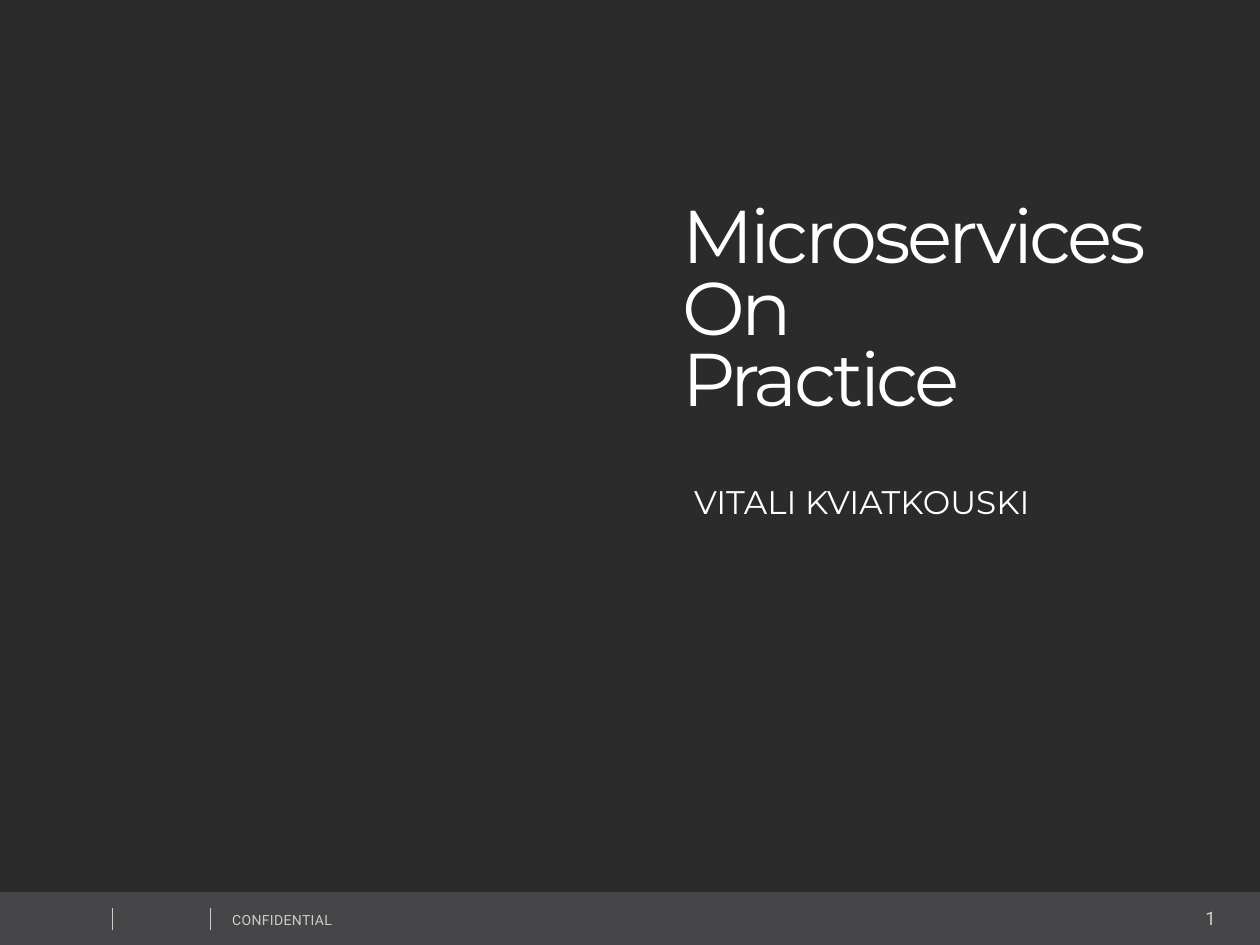
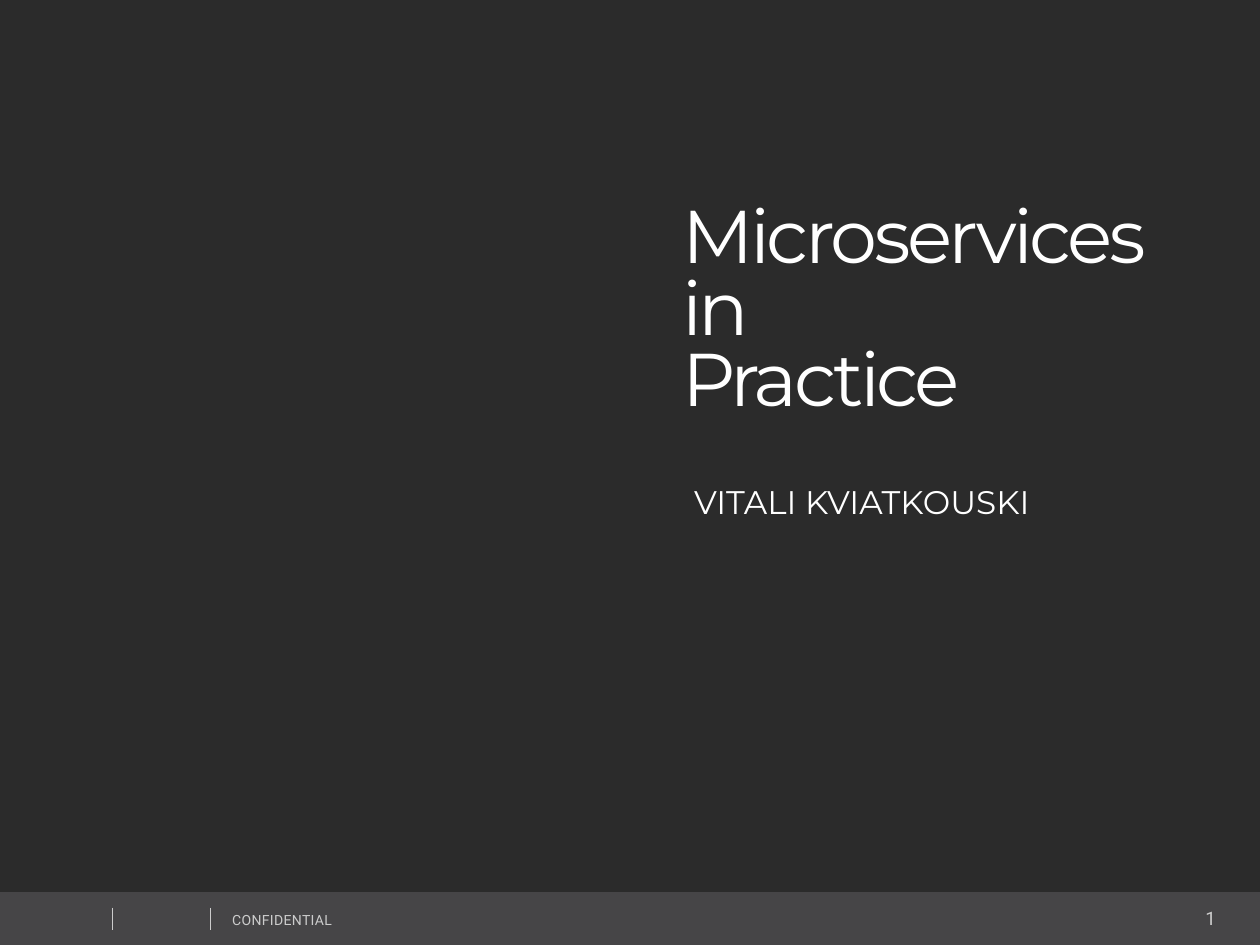
Before and after one commit to vitali-kviatkouski/personal, a slide deck: slide 1 of MicroservicesITWeek2017.pptx. Drawn at 1260x945 pixels with LibreOffice and Linux fonts; fonts in the diff are those of the drawing; background and template pictures are left out; a plain dark background stands for a picture behind light text. Boxes give left, top, right and bottom in pixels: in the first picture for what was removed or moved away, otherwise in the second. Text is boxed around its words. In the diff, an @@ line names an element or a change of style, - is before the commit and + after.

Commit message:
Making final version

```diff
--- a/MicroservicesITWeek2017.pptx
+++ b/MicroservicesITWeek2017.pptx
@@ text at (682,262,749,335): text changed @@
-On
+in
```
